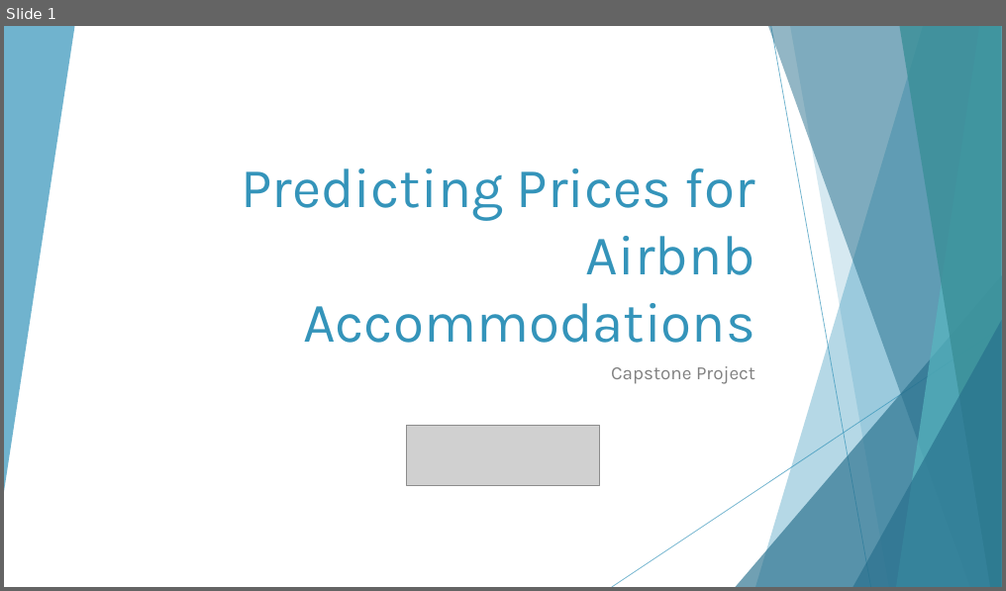
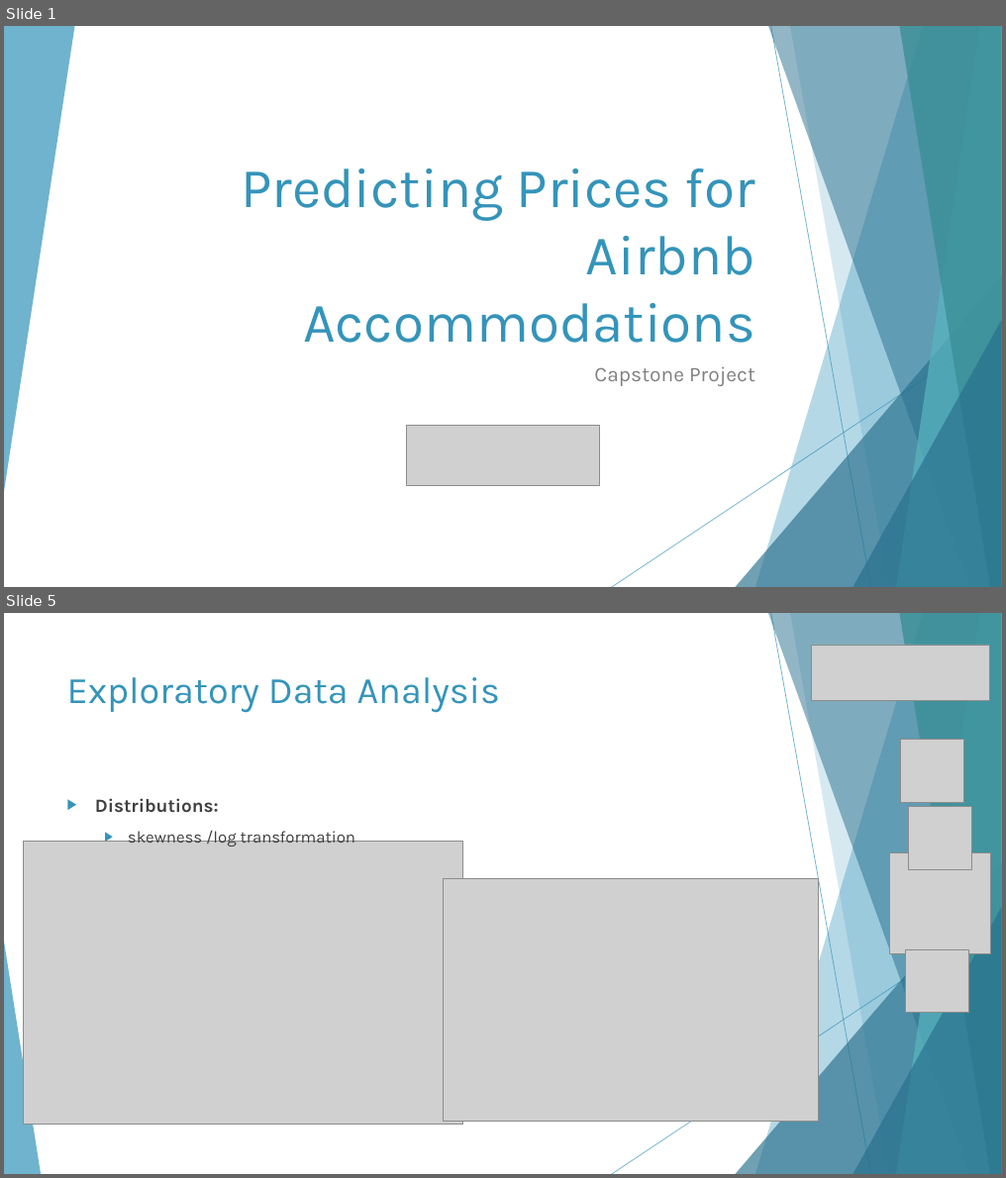
Before and after one commit to sresende/airbnb_data_analysis, a slide deck: Airbnb Presentation.pptx. Shown one above the other, each under a label of ours: slide 1 before the commit, slides 1 and 5 after it; the slides between them are not shown. The pictures are 1006x591 and 1006x1178 pixels, drawn with LibreOffice and Linux fonts; fonts in the diff are those of the drawing; grey boxes stand for pictures. Boxes give left, top, right and bottom in pixels: in the first picture for what was removed or moved away, otherwise in the second. Text is boxed around its words. In the diff, an @@ line names an element or a change of style, - is before the commit and + after.

```diff
--- a/Airbnb Presentation.pptx
+++ b/Airbnb Presentation.pptx
@@ slide 5 added at (x1=4, y1=613, x2=1002, y2=1174), background #FFFFFF; not listed: 9 template elements that a slide beside it also shows @@
@@ picture added at (x1=811, y1=645, x2=989, y2=700) @@
@@ title added at (x1=67, y1=677, x2=500, y2=713), 36 pt, text #3494BA @@
+Exploratory Data Analysis
@@ picture added at (x1=901, y1=740, x2=963, y2=802) @@
@@ text added at (x1=95, y1=798, x2=355, y2=847), 16 pt, text #404040 @@
+▶ Distributions:
+  ▶ skewness /log transformation
@@ picture added at (x1=908, y1=807, x2=971, y2=869) @@
@@ picture added at (x1=24, y1=842, x2=463, y2=1124) @@
@@ picture added at (x1=443, y1=878, x2=819, y2=1121) @@
@@ picture added at (x1=890, y1=853, x2=991, y2=955) @@
@@ triangle added at (x1=4, y1=942, x2=41, y2=1174), fill #3494BA at 70% opacity @@
@@ picture added at (x1=906, y1=950, x2=969, y2=1013) @@
@@ slide 1 changed as well @@
@@ subtitle "Capstone Project" at (x1=594, y1=367, x2=755, y2=386): size 18 to 20 pt @@
```
Also in this commit, not shown: 2 other slides changed, 12 other slides added, 5 slides removed, 12 other files.
